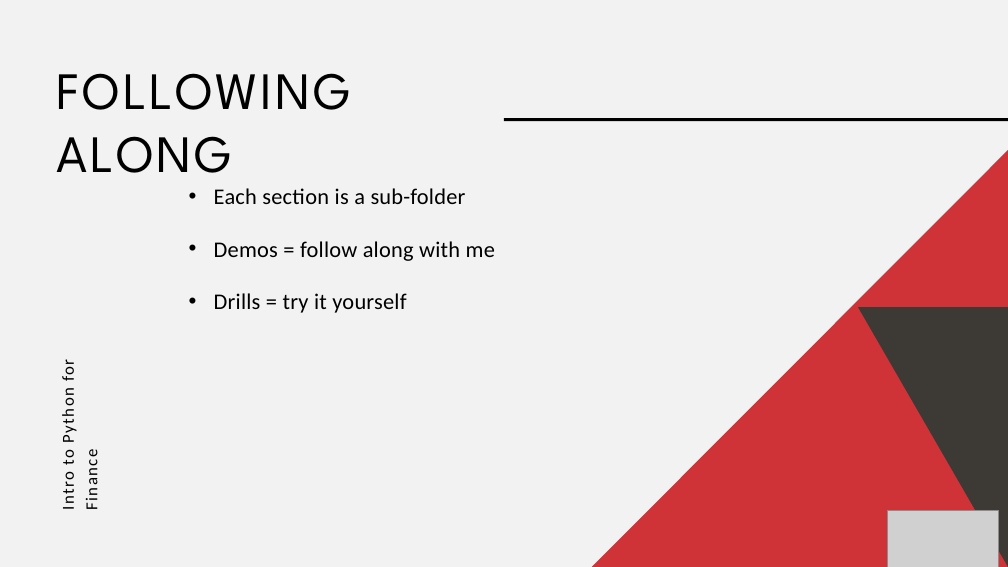
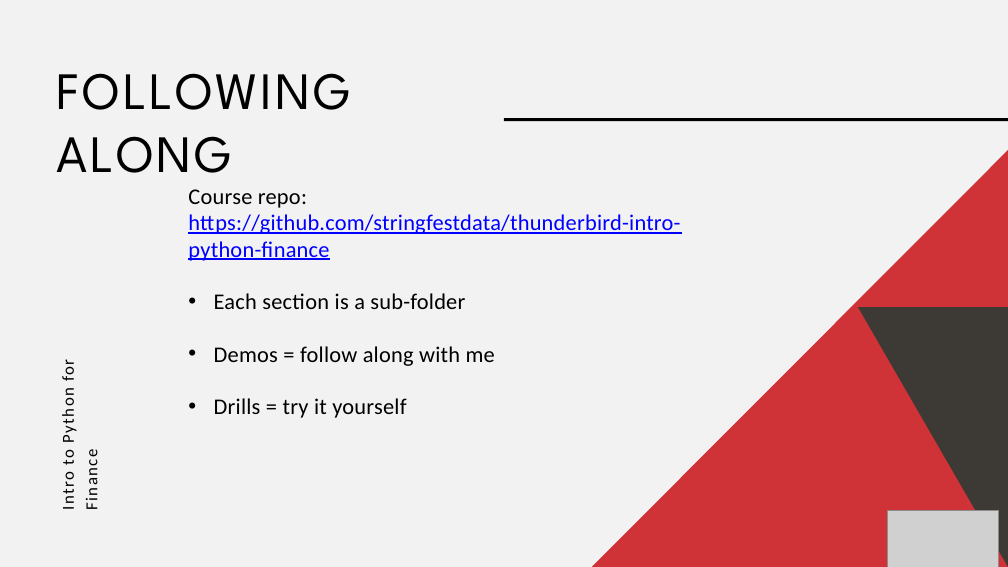
Before and after one commit to stringfestdata/thunderbird-intro-python-finance, a slide deck: slide 5 of thunderbird-intro-python-finance.pptx. Drawn at 1008x567 pixels with LibreOffice and Linux fonts; fonts in the diff are those of the drawing; grey boxes stand for pictures. Boxes give left, top, right and bottom in pixels: in the first picture for what was removed or moved away, otherwise in the second. Text is boxed around its words. In the diff, an @@ line names an element or a change of style, - is before the commit and + after.

```diff
--- a/thunderbird-intro-python-finance.pptx
+++ b/thunderbird-intro-python-finance.pptx
@@ text at [188, 189, 680, 261]: paragraph added @@
+Course repo: https://github.com/stringfestdata/thunderbird-intro-python-finance
```
Also in this commit, not shown: 1 other slide changed.
